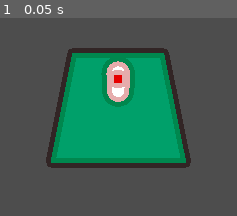
Above: before the commit, frame 1.
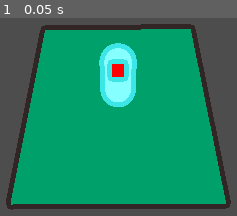
Above: after the commit, the same moment.

Repository: Kaplin86/Router-Rebellion
Game: Godot game, scene res://scenes/testing.tscn
Two runs of this game, one before a commit and one after it. Both use one fixed random seed, a clock stepped at 60 frames per second and the inputs below.
Inputs:
- Up to frame 1 (0.05 s): no input

The runs differ from the first frame. In frame 1, 56% of the frame differs, in the area x 2-98%, y 3-97%.

Commit message:
fix double outlining on shader

Diff:
--- a/scenes/player.tscn
+++ b/scenes/player.tscn
@@ -6,6 +6,7 @@
 
 [sub_resource type="StandardMaterial3D" id="StandardMaterial3D_3vyb7"]
 shading_mode = 0
+albedo_color = Color(0.5176471, 1, 1, 1)
 
 [sub_resource type="PrismMesh" id="PrismMesh_u8vuu"]
 
--- a/scenes/testing.tscn
+++ b/scenes/testing.tscn
@@ -29,3 +29,4 @@
 
 [node name="Camera3D" parent="." unique_id=1753978119 instance=ExtResource("2_pcu7d")]
 transform = Transform3D(0.0017857105, -0.6742739, 0.73847926, 0, 0.7384804, 0.67427504, -0.9999984, -0.0012040599, 0.0013187123, 9.731198, 9.185011, 0.0053244606)
+fov = 51.6
--- a/shaders/outline.gdshader
+++ b/shaders/outline.gdshader
@@ -9,6 +9,15 @@
 
 vec3 rgb2hsv(vec3 rgb) { float r = rgb.r; float g = rgb.g; float b = rgb.b; float max_val = max(r, max(g, b)); float mi …(501 unchanged characters)…
 vec3 hsv2rgb(vec3 hsv) { float h = hsv.x; float s = hsv.y; float v = hsv.z; float c = v * s; float x = c * (1.0 - abs(m …(314 unchanged characters)…
+
+float luminance(vec3 c) {
+    return dot(c, vec3(0.299, 0.587, 0.114));
+}
+
+bool is_already_outlined(vec3 c) {
+    vec3 hsv = rgb2hsv(c);
+    return hsv.y > 0.6; // heuristic: boosted saturation = post-processed region
+}
 
 void fragment() {
     vec2 screen_uv = SCREEN_UV;
@@ -23,13 +32,11 @@
     vec3 closest_color = base_color;
     float closest_depth = base_depth;
 
-    // Sample in a circular radius of EXACTLY 5 pixels
     for (int x = -5; x <= 5; x++) {
         for (int y = -5; y <= 5; y++) {
 
             vec2 offset = vec2(float(x), float(y)) * pixel_size;
 
-            // Enforce circular radius (keeps it exactly 5px)
             if (length(vec2(float(x), float(y))) > outline_size_px) {
                 continue;
             }
@@ -39,14 +46,15 @@
             vec3 sample_color = texture(SCREEN_TEXTURE, sample_uv).rgb;
             float sample_depth = texture(DEPTH_TEXTURE, sample_uv).r;
 
+
+
+            if (!is_already_outlined(sample_color)) {
+                continue;
+            }
+
             float diff = length(sample_color - base_color);
             max_diff = max(max_diff, diff);
 
-            // Track closest pixel (depth-aware)
-            if (sample_depth < closest_depth) {
-                closest_depth = sample_depth;
-                closest_color = sample_color;
-            }
         }
     }
 
